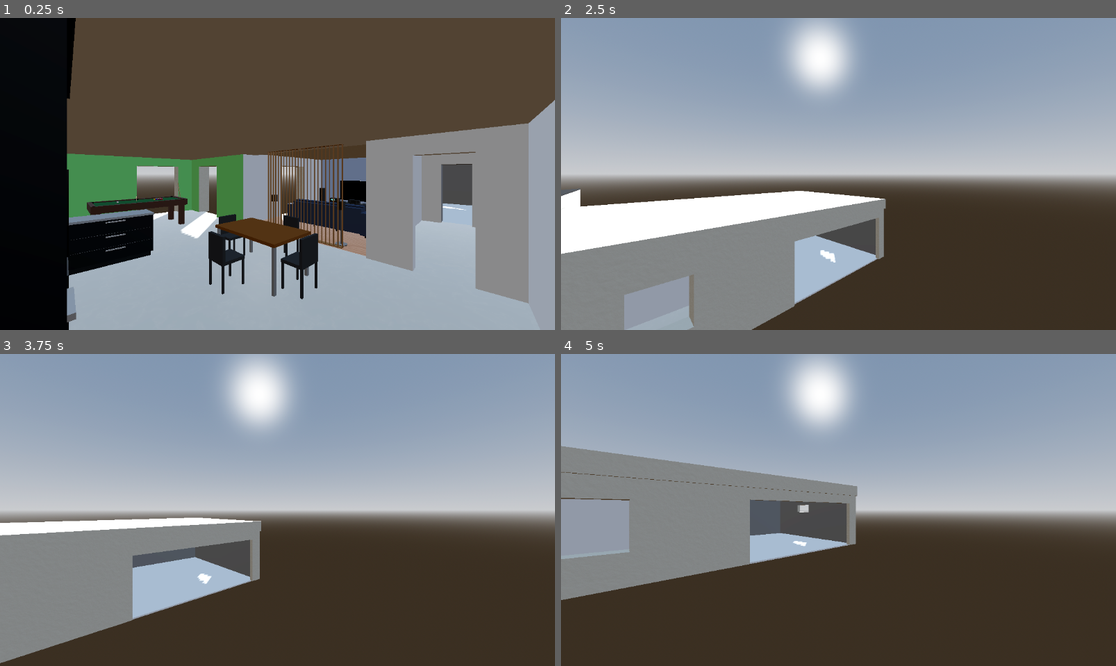
Above: before the commit, frames 1-4 (two rows, left to right).
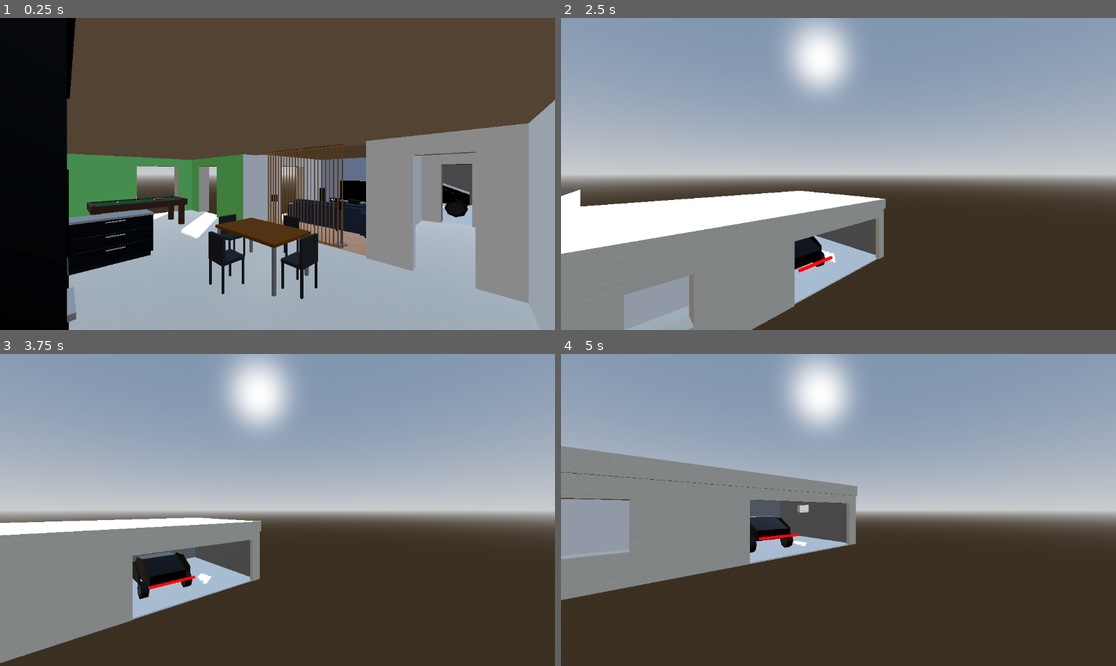
Above: after the commit, the same moments.

Repository: deneuxj/godot-ai
Game: Godot game, scene res://scenes/house building.tscn
The game is run twice, just before and just after one commit, with the same random seed, the same clock (stepped at 60 frames per second) and the same inputs.
Inputs (mouse positions are in pixels of both pictures, inside the frame that each line leads up to):
- Up to frame 1 (0.25 s): no input
- Up to frame 2 (2.5 s): tap Enter at 0.5 s; move the mouse to (960, 158) at 0.52 s; hold D 0.53-1.25 s; hold E 0.53-1.25 s; click (960, 158) at 0.67 s; tap Space at 0.77, 2 s; drag from (727, 189) to (810, 236) at 1.27 s; move the mouse to (894, 105) at 2.02 s; hold D from 2.03 s (still down); hold Shift from 2.03 s (still down)
- Up to frame 3 (3.75 s): release D at 2.75 s; release Shift at 2.75 s; drag from (249, 572) to (111, 463) at 2.77 s; tap Enter at 3.5 s; move the mouse to (444, 556) at 3.52 s; hold A from 3.53 s (still down); hold Q from 3.53 s (still down)
- Up to frame 4 (5 s): tap Space at 3.77 s; release A at 4.25 s; release Q at 4.25 s; drag from (672, 463) to (755, 432) at 4.27 s

The runs differ from the first frame. In frame 1, 0.4% of the frame differs, in the area x 79-85%, y 53-64%; in frame 2, 0.5%; in frame 3, 1.1%, in the area x 23-36%, y 63-79%; in frame 4, 0.6%.

Commit message:
feat: add Tesla Model 3 car scene for the garage

Diff:
--- a/project/scenes/house building.tscn
+++ b/project/scenes/house building.tscn
@@ -34,6 +34,7 @@
 [ext_resource type="PackedScene" path="res://scenes/sofa_bed.tscn" id="32_u02sr"]
 [ext_resource type="PackedScene" path="res://scenes/gaming_desk.tscn" id="33_7aox4"]
 [ext_resource type="PackedScene" uid="uid://b7ug5roboyo6j" path="res://scenes/hifi_system.tscn" id="34_u02sr"]
+[ext_resource type="PackedScene" uid="uid://b23t0q8tp18rn" path="res://scenes/tesla_model_3.tscn" id="35_7aox4"]
 
 [sub_resource type="ProceduralSkyMaterial" id="ProceduralSkyMaterial_g4qyj"]
 sky_horizon_color = Color(0.66224277, 0.6717428, 0.6867428, 1)
@@ -4974,4 +4975,7 @@
 [node name="Node3D2" parent="HiFiSurroundSystem" index="6" unique_id=1191921271]
 transform = Transform3D(1, 0, 0, 0, 1, 0, 0, 0, 1, 0.038375378, 0, -0.28109264)
 
+[node name="TeslaModel3" parent="HiFiSurroundSystem" unique_id=47789013 instance=ExtResource("35_7aox4")]
+transform = Transform3D(-1, 0, -8.742276e-08, 0, 1, 0, 8.742276e-08, 0, -1, 2.0857804, -0.008731961, -4.85032)
+
 [editable path="HiFiSurroundSystem"]
--- /dev/null
+++ b/project/scenes/tesla_model_3.tscn
@@ -0,0 +1,106 @@
+[gd_scene format=3 uid="uid://b23t0q8tp18rn"]
+
+[sub_resource type="StandardMaterial3D" id="StandardMaterial3D_c2srs"]
+albedo_color = Color(0.05, 0.05, 0.05, 1)
+metallic = 0.8
+roughness = 0.1
+
+[sub_resource type="StandardMaterial3D" id="StandardMaterial3D_u6qap"]
+albedo_color = Color(0.1, 0.1, 0.1, 1)
+roughness = 0.9
+
+[sub_resource type="StandardMaterial3D" id="StandardMaterial3D_j0gjg"]
+albedo_color = Color(0.3, 0.3, 0.3, 1)
+metallic = 0.9
+roughness = 0.4
+
+[sub_resource type="StandardMaterial3D" id="StandardMaterial3D_ftclx"]
+emission_enabled = true
+emission = Color(1, 1, 1, 1)
+emission_energy_multiplier = 2.0
+
+[sub_resource type="StandardMaterial3D" id="StandardMaterial3D_ud4gu"]
+albedo_color = Color(1, 0, 0, 1)
+emission_enabled = true
+emission = Color(1, 0, 0, 1)
+emission_energy_multiplier = 2.0
+
+[node name="TeslaModel3" type="Node3D" unique_id=47789013]
+
+[node name="Body" type="CSGCombiner3D" parent="." unique_id=282598465]
+
+[node name="GlassRoof" type="CSGPolygon3D" parent="." unique_id=1935292245]
+transform = Transform3D(1, 0, 0, 0, 1, 0, 0, 0, 1, 0, 0, 0.6833984)
+polygon = PackedVector2Array(1.2, 0.76, 0.2, 1.41, -0.6, 1.41, -1.8, 0.91, -1.8, 0.5, 1.2, 0.5)
+depth = 1.4
+material = SubResource("StandardMaterial3D_c2srs")
+
+[node name="SideGlass_-0_93" type="CSGPolygon3D" parent="." unique_id=11352107]
+transform = Transform3D(1, 0, 0, 0, 1, 0, 0, 0, 1, 0, 0, -0.955)
+polygon = PackedVector2Array(0.9, 0.76, 0.2, 1.35, -0.6, 1.35, -1.4, 0.91, -1.4, 0.6, 0.9, 0.6)
+depth = 0.05
+material = SubResource("StandardMaterial3D_c2srs")
+
+[node name="SideGlass_0_93" type="CSGPolygon3D" parent="." unique_id=385633113]
+transform = Transform3D(1, 0, 0, 0, 1, 0, 0, 0, 1, 0, 0, 1.0398132)
+polygon = PackedVector2Array(0.9, 0.76, 0.2, 1.35, -0.6, 1.35, -1.4, 0.91, -1.4, 0.6, 0.9, 0.6)
+depth = 0.05
+material = SubResource("StandardMaterial3D_c2srs")
+
+[node name="Tire_-1_4_-0_85" type="CSGCylinder3D" parent="." unique_id=730733573]
+transform = Transform3D(1, 0, 0, 0, -4.371139e-08, -1, 0, 1, -4.371139e-08, -1.4, 0.35, -0.85)
+radius = 0.35
+height = 0.25
+material = SubResource("StandardMaterial3D_u6qap")
+
+[node name="Rim_-1_4_-0_85" type="CSGCylinder3D" parent="." unique_id=148929253]
+transform = Transform3D(1, 0, 0, 0, -4.371139e-08, -1, 0, 1, -4.371139e-08, -1.4, 0.35, -0.85)
+radius = 0.25
+height = 0.26
+material = SubResource("StandardMaterial3D_j0gjg")
+
+[node name="Tire_-1_4_0_85" type="CSGCylinder3D" parent="." unique_id=1722288200]
+transform = Transform3D(1, 0, 0, 0, -4.371139e-08, -1, 0, 1, -4.371139e-08, -1.4, 0.35, 0.85)
+radius = 0.35
+height = 0.25
+material = SubResource("StandardMaterial3D_u6qap")
+
+[node name="Rim_-1_4_0_85" type="CSGCylinder3D" parent="." unique_id=2009603929]
+transform = Transform3D(1, 0, 0, 0, -4.371139e-08, -1, 0, 1, -4.371139e-08, -1.4, 0.35, 0.85)
+radius = 0.25
+height = 0.26
+material = SubResource("StandardMaterial3D_j0gjg")
+
+[node name="Tire_1_4_-0_85" type="CSGCylinder3D" parent="." unique_id=750899361]
+transform = Transform3D(1, 0, 0, 0, -4.371139e-08, -1, 0, 1, -4.371139e-08, 1.4, 0.35, -0.85)
+radius = 0.35
+height = 0.25
+material = SubResource("StandardMaterial3D_u6qap")
+
+[node name="Rim_1_4_-0_85" type="CSGCylinder3D" parent="." unique_id=1689228605]
+transform = Transform3D(1, 0, 0, 0, -4.371139e-08, -1, 0, 1, -4.371139e-08, 1.4, 0.35, -0.85)
+radius = 0.25
+height = 0.26
+material = SubResource("StandardMaterial3D_j0gjg")
+
+[node name="Tire_1_4_0_85" type="CSGCylinder3D" parent="." unique_id=715170509]
+transform = Transform3D(1, 0, 0, 0, -4.371139e-08, -1, 0, 1, -4.371139e-08, 1.4, 0.35, 0.85)
+radius = 0.35
+height = 0.25
+material = SubResource("StandardMaterial3D_u6qap")
+
+[node name="Rim_1_4_0_85" type="CSGCylinder3D" parent="." unique_id=1362373557]
+transform = Transform3D(1, 0, 0, 0, -4.371139e-08, -1, 0, 1, -4.371139e-08, 1.4, 0.35, 0.85)
+radius = 0.25
+height = 0.26
+material = SubResource("StandardMaterial3D_j0gjg")
+
+[node name="Headlights" type="CSGBox3D" parent="." unique_id=599867331]
+transform = Transform3D(0.9950042, -0.09983342, 0, 0.09983342, 0.9950042, 0, 0, 0, 1, 2.22, 0.46, 0)
+size = Vector3(0.2, 0.1, 1.7)
+material = SubResource("StandardMaterial3D_ftclx")
+
+[node name="Taillights" type="CSGBox3D" parent="." unique_id=1023764800]
+transform = Transform3D(0.9800666, 0.19866933, 0, -0.19866933, 0.9800666, 0, 0, 0, 1, -2.28, 0.65, 0)
+size = Vector3(0.1, 0.1, 1.7)
+material = SubResource("StandardMaterial3D_ud4gu")
